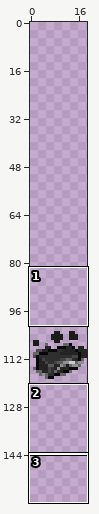
Two versions of one sprite sheet, Items/Developer/UnboxingBar.png. The picture above shows the old version from afar; the outline marks the close-up.
Close-up. Old version:
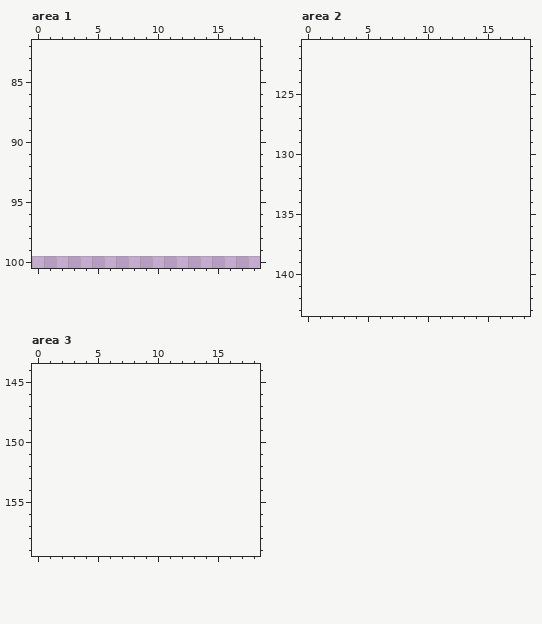
The file is 38x40 pixels, drawn in blocks of 2x2; one block is one cell here. Colours within 5 levels of each other are drawn and written as one. Shown: area 1: x 0..18, y 82..100; area 2: x 0..18, y 121..143; area 3: x 0..18, y 144..159. The old version is drawn lined up with the new one, on the new canvas. The commit also changed other parts of the picture, which this record leaves out.
Palette (. is transparent): 
New version:
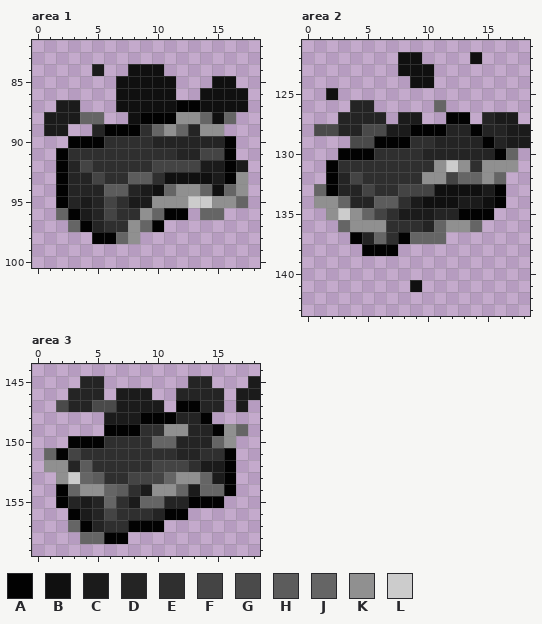
Colours new in this view: A #020202  B #101010  C #1b1b1b  D #242424  E #2f2f2f  F #444444  G #4a4a4a  H #5c5c5c  J #656565  K #909090  L #cccccc
Difference:
{"change": "canvas 19x20 -> 19x160, the old top-left corner now at 0,100"}
{"where": "area 1"}
{"y":84,"x":5,"old":".","new":"C"}
{"y":84,"x":8,"old":"...","new":"BBB"}
{"y":85,"x":7,"old":".....","new":"BBBBB"}
{"y":85,"x":15,"old":"..","new":"BB"}
{"y":86,"x":7,"old":".....","new":"BBBBB"}
{"y":86,"x":14,"old":"....","new":"BBBB"}
{"y":87,"x":2,"old":"..","new":"CC"}
{"y":87,"x":7,"old":"...........","new":"BBBBBAABBBB"}
{"y":88,"x":1,"old":".....","new":"CCCJJ"}
{"y":88,"x":8,"old":".........","new":"BAAAKKJBJ"}
{"y":89,"x":1,"old":"..","new":"CC"}
{"y":89,"x":5,"old":"...........","new":"DAAAEJKJDKK"}
{"y":90,"x":3,"old":"..............","new":"AAAEEEEDDDDDDA"}
{"y":91,"x":2,"old":"...............","new":"AEEEEEEEEEDDFFA"}
{"y":92,"x":2,"old":"................","new":"ADFEEEEEFFFFCCAC"}
{"y":93,"x":2,"old":"................","new":"ADDFEEHHEBBBBCAK"}
{"y":94,"x":2,"old":"................","new":"ADDDHHDCBJKKJBJK"}
{"y":95,"x":2,"old":"................","new":"ADCDFECCKKKLLKKJ"}
{"y":96,"x":2,"old":"...........","new":"JACDFEEKJAA"}
{"y":96,"x":14,"old":"..","new":"JJ"}
{"y":97,"x":3,"old":"........","new":"JADEEKJA"}
{"y":98,"x":5,"old":"....","new":"AAJK"}
{"where": "area 2"}
{"y":122,"x":8,"old":"..","new":"BB"}
{"y":122,"x":14,"old":".","new":"B"}
{"y":123,"x":8,"old":"...","new":"BBB"}
{"y":124,"x":9,"old":"..","new":"BB"}
{"y":125,"x":2,"old":".","new":"B"}
{"y":126,"x":4,"old":"..","new":"DD"}
{"y":126,"x":11,"old":".","new":"J"}
{"y":127,"x":3,"old":"....","new":"DDDD"}
{"y":127,"x":8,"old":"..","new":"CC"}
{"y":127,"x":12,"old":"..","new":"AA"}
{"y":127,"x":15,"old":"...","new":"DCC"}
{"y":128,"x":1,"old":"..................","new":"GGDDGGCCAAADDADDCC"}
{"y":129,"x":4,"old":"...............","new":"GGAAAEEDDDDADCC"}
{"y":130,"x":3,"old":"...............","new":"AAAEEEEDDDDDDAJ"}
{"y":131,"x":2,"old":"................","new":"AEEEEEEEEKLKEKKK"}
{"y":132,"x":2,"old":"...............","new":"ADFEEEEEKKFJJKJ"}
{"y":133,"x":1,"old":"................","new":"JADDFEEFFFBBBBCA"}
{"y":134,"x":1,"old":"................","new":"KKJDDHHECBBBCCBA"}
{"y":135,"x":2,"old":"..............","new":"KLKJFECCCDDAAA"}
{"y":136,"x":3,"old":"............","new":"JKKKEEEDJKKJ"}
{"y":137,"x":4,"old":"........","new":"ADJEAJJJ"}
{"y":138,"x":5,"old":"...","new":"AAA"}
{"y":141,"x":9,"old":".","new":"B"}
{"where": "area 3"}
{"y":145,"x":4,"old":"..","new":"DD"}
{"y":145,"x":13,"old":"..","new":"DD"}
{"y":145,"x":18,"old":".","new":"C"}
{"y":146,"x":3,"old":"...","new":"DDD"}
{"y":146,"x":7,"old":"...","new":"CCC"}
{"y":146,"x":12,"old":"....","new":"DDDD"}
{"y":146,"x":17,"old":"..","new":"CC"}
{"y":147,"x":2,"old":".........","new":"GDDGGCCCC"}
{"y":147,"x":12,"old":"....","new":"AADD"}
{"y":147,"x":17,"old":".","new":"C"}
{"y":148,"x":6,"old":".........","new":"CCCAAADDA"}
{"y":149,"x":6,"old":"............","new":"AAAEEKKDDAKJ"}
{"y":150,"x":3,"old":"..............","new":"AAAEEEEJJDDDJK"}
{"y":151,"x":1,"old":"................","new":"JAFEEEEEEEEDDEEA"}
{"y":152,"x":1,"old":"................","new":"KKDHEEEEEFFFECCA"}
{"y":153,"x":2,"old":"...............","new":"KLJHEEFFFJKKJCA"}
{"y":154,"x":2,"old":"...............","new":"AJKKJHECKKJCJJA"}
{"y":155,"x":2,"old":"..............","new":"ADCDJECJJDDAAA"}
{"y":156,"x":3,"old":"..........","new":"ACDFEEEDAA"}
{"y":157,"x":3,"old":"........","new":"JADEEAAA"}
{"y":158,"x":4,"old":"....","new":"JJAA"}
{"label":"added","picture_box":[44,64,248,244]}
{"label":"added","picture_box":[314,52,530,292]}
{"label":"added","picture_box":[44,376,260,544]}
